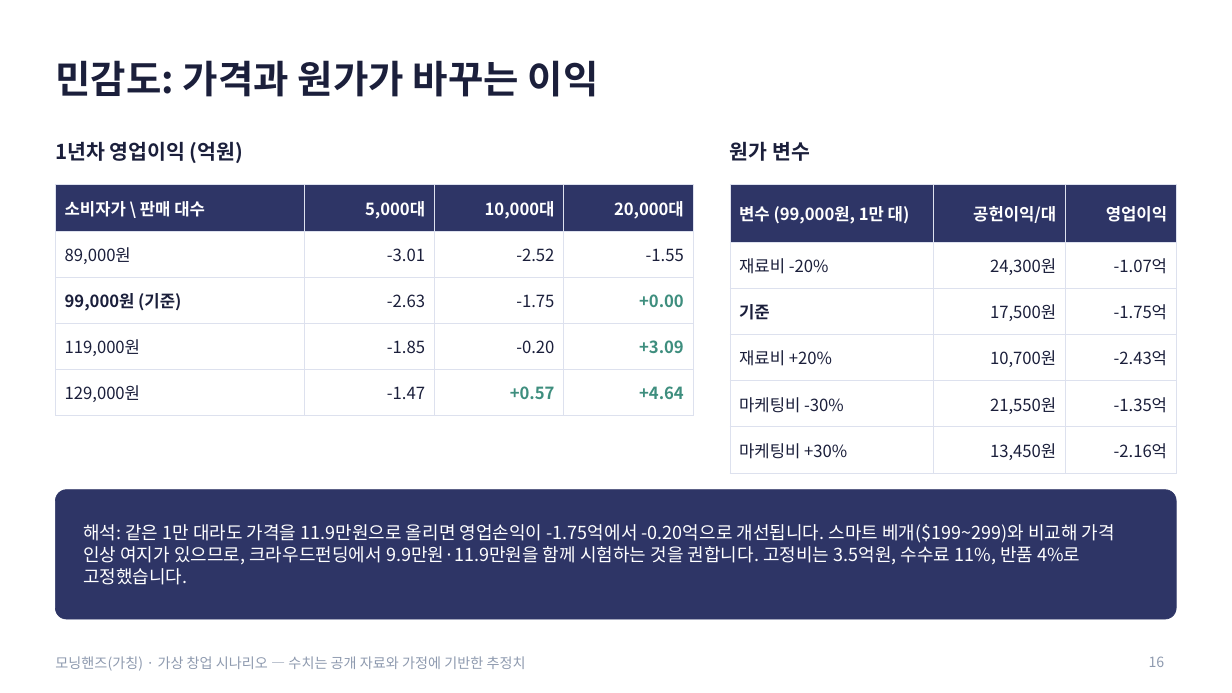
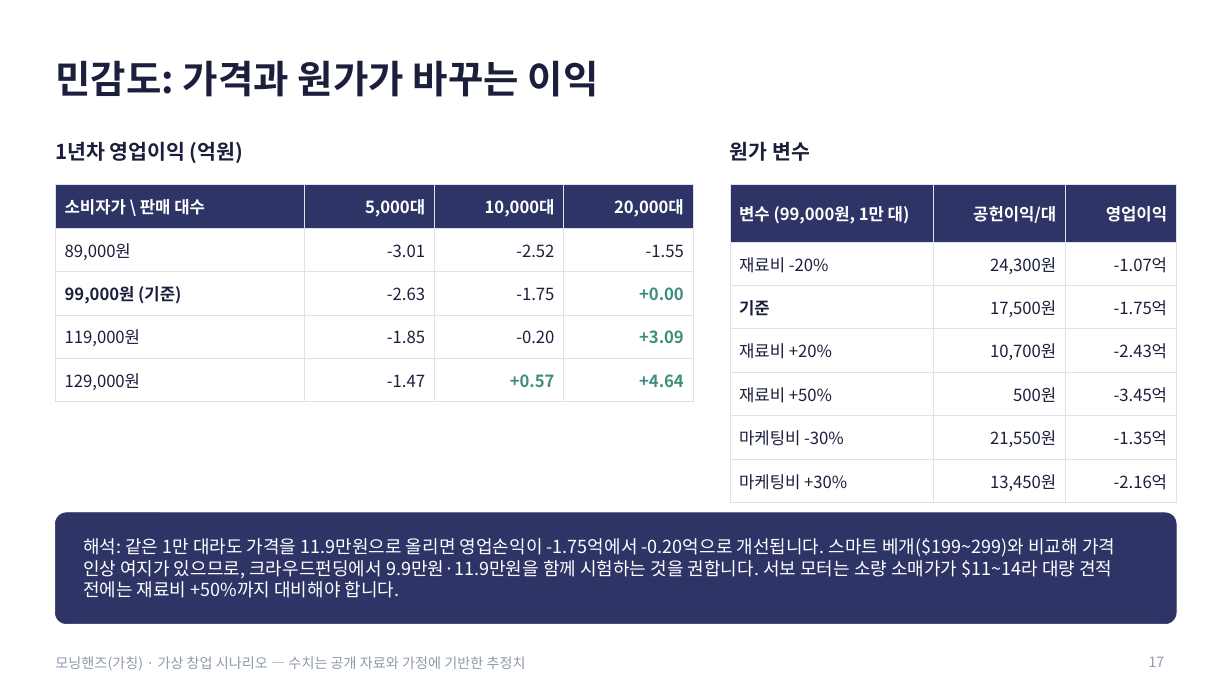
Before and after one commit to g975682-source/-, a slide deck: slide 17 of MorningHands_Business_Analysis.pptx (slide 16 before the commit). Drawn at 1232x693 pixels with LibreOffice and Linux fonts; fonts in the diff are those of the drawing. Boxes give left, top, right and bottom in pixels: in the first picture for what was removed or moved away, otherwise in the second. Text is boxed around its words. In the diff, an @@ line names an element or a change of style, - is before the commit and + after.

```diff
--- a/MorningHands_Business_Analysis.pptx
+++ b/MorningHands_Business_Analysis.pptx
@@ table: place and size @@
-table at bbox=[55, 185, 693, 406]
+table at bbox=[55, 185, 693, 394]
@@ table at bbox=[730, 185, 1177, 495] @@
+row 5: 재료비 +50% | 500원 | -3.45억
@@ rounded rectangle: place and size @@
-rounded rectangle at bbox=[55, 490, 1177, 619]
+rounded rectangle at bbox=[55, 513, 1177, 624]
@@ rounded rectangle at bbox=[55, 513, 1177, 624]: proportions changed @@
@@ text at bbox=[83, 538, 1115, 598]: text changed @@
-해석: 같은 1만 대라도 가격을 11.9만원으로 올리면 영업손익이 -1.75억에서 -0.20억으로 개선됩니다. 스마트 베개($199~299)와 비교해 가격 인상 여지가 있으므로, 크라우드펀딩에서 9.9만원·11.9만원을 함께 시험하는 것을 권합니다. 고정비는 3.5억원, 수수료 11%, 반품 4%로 고정했습니다.
+해석: 같은 1만 대라도 가격을 11.9만원으로 올리면 영업손익이 -1.75억에서 -0.20억으로 개선됩니다. 스마트 베개($199~299)와 비교해 가격 인상 여지가 있으므로, 크라우드펀딩에서 9.9만원·11.9만원을 함께 시험하는 것을 권합니다. 서보 모터는 소량 소매가가 $11~14라 대량 견적 전에는 재료비 +50%까지 대비해야 합니다.
@@ page number at bbox=[1149, 657, 1165, 667]: text changed @@
-16
+17
```
Also in this commit, not shown: 7 other slides changed, 1 slide added.
